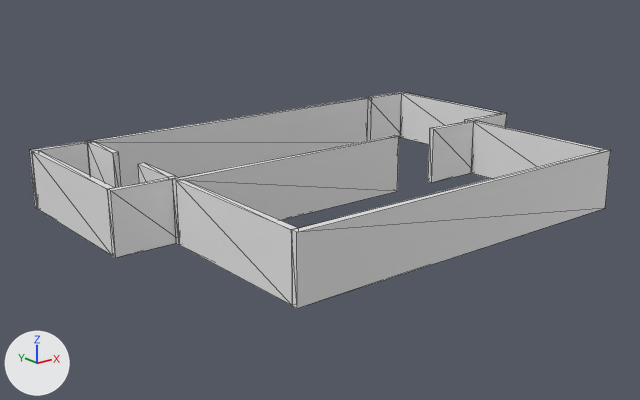
Before and after pictures for a commit that changed the OBJ model ChronoLoop/Resources/Walls.obj.
Before and after are seen from a camera (50 mm lens) standing at (-30.5, -33.5, 13.7) and looking at (-3.6, 0.1, 0.3). Every picture has the same lights, and +X, +Y and +Z are marked at lower left. Mesh edges are drawn as thin lines. Where no turn or scale is listed for an object, it has been applied to the vertices.

The first picture shows 'Walls'.
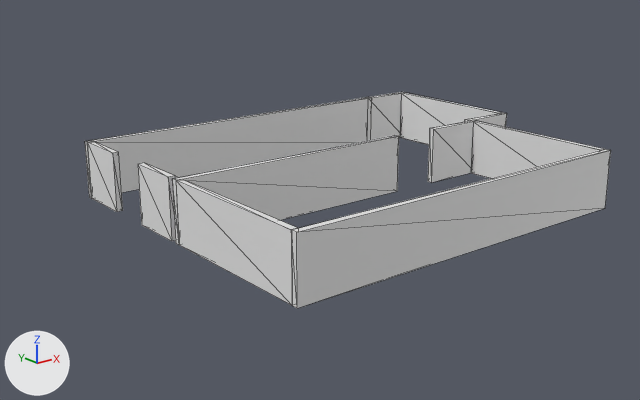
Location of each change, [x1, y1, x2, y2] in pixels of the pictures (640 x 400 px):
'Walls', reshaped (10% narrower): before [29, 92, 611, 308]; after [85, 92, 611, 308]
part 1 of me_walls, deleted: before [32, 150, 114, 255]
part 2 of me_walls, deleted: before [29, 141, 91, 209]
part 3 of me_walls, deleted: before [107, 176, 179, 258]

Edits to the bpy script that builds the scene:
```text
Change me_walls:
    used by ob_walls; location = (0.0, 0.0, 0.0)
    remove me_walls.from_pydata(...)  # 112 vertices, 168 faces; spans x -15.1..10.1, y -9.2..8.7, z 0.0..3.0
    add me_walls.from_pydata(...)  # 96 vertices, 136 faces; spans x -12.2..10.1, y -9.2..8.7, z 0.0..3.0
    me_walls part 1: the loose piece of 8 vertices spanning x -15.1..-14.8, y 0.1..8.4, z 0.0..3.0 is deleted
    me_walls part 2
    4 vertices are removed from x -15.1, y 8.4..8.7, z 0.0..3.0
    10 faces are deleted
    me_walls part 3
    4 vertices are removed from x -15.1, y -0.2..0.1, z 0.0..3.0
    10 faces are deleted
```
